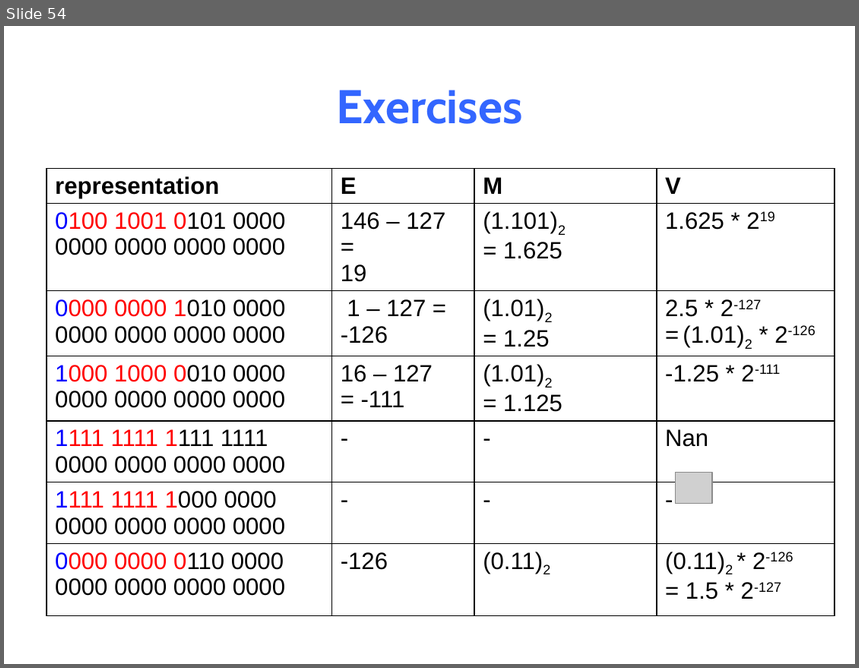
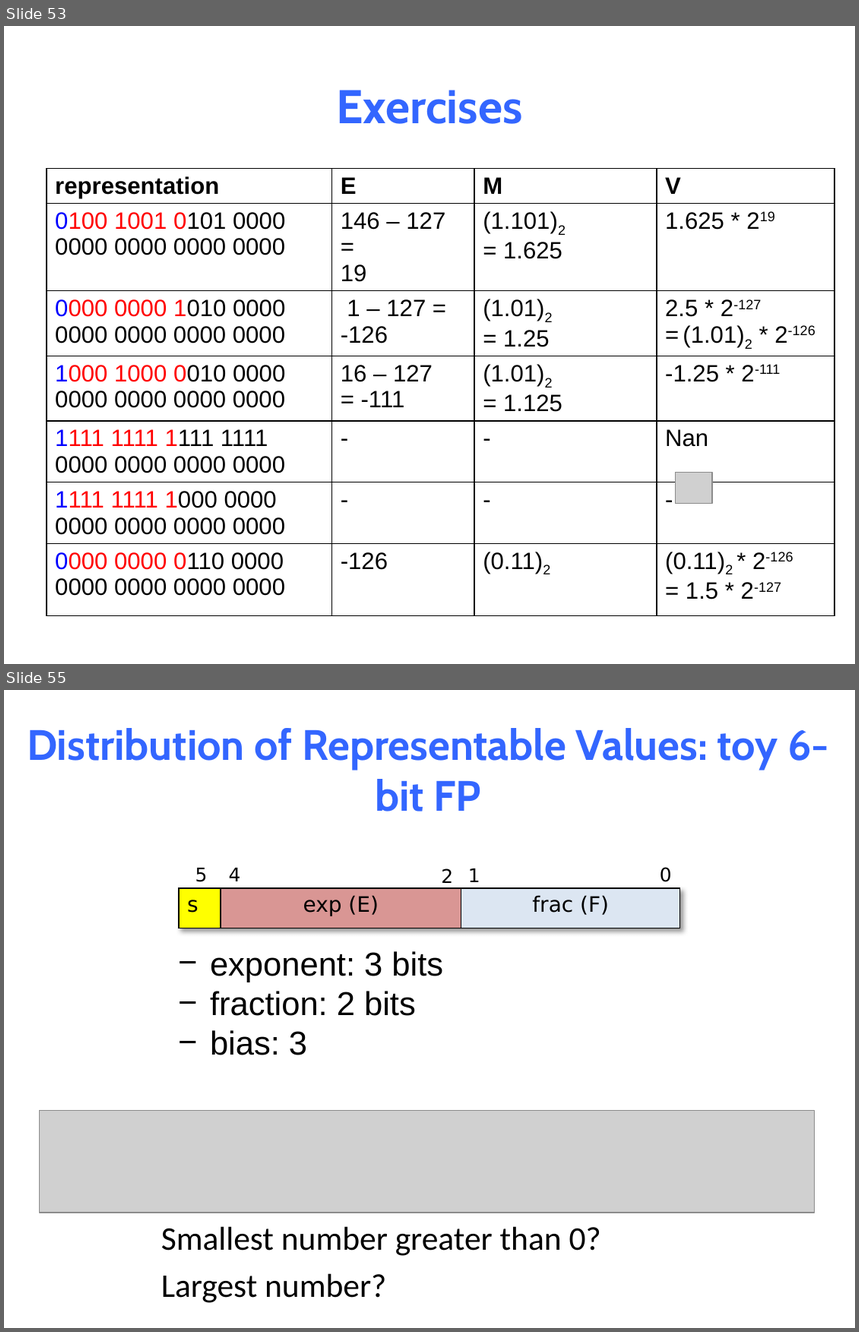
Before and after one commit to NYU-CSO/nyu-cso.github.io, a slide deck: notes/03-floats.pptx. Shown one above the other, each under a label of ours: slide 54 before the commit, slides 53 and 55 after it; the slides between them are not shown. The pictures are 859x668 and 859x1332 pixels, drawn with LibreOffice and Linux fonts; fonts in the diff are those of the drawing; grey boxes stand for pictures. Boxes give left, top, right and bottom in pixels: in the first picture for what was removed or moved away, otherwise in the second. Text is boxed around its words. In the diff, an @@ line names an element or a change of style, - is before the commit and + after.

```diff
--- a/notes/03-floats.pptx
+++ b/notes/03-floats.pptx
@@ slide 55 added at bbox=[4, 690, 855, 1328], background #FFFFFF @@
@@ title added at bbox=[27, 728, 829, 812], 36 pt, text #3366FF, bold @@
+Distribution of Representable Values: toy 6-bit FP
@@ text added at bbox=[196, 868, 208, 882], 16 pt, text #000000 @@
+5
@@ text added at bbox=[229, 868, 241, 882], 16 pt, text #000000 @@
+4
@@ text added at bbox=[441, 869, 453, 888], 16 pt, text #000000 @@
+2
@@ text added at bbox=[468, 869, 481, 882], 16 pt, text #000000 @@
+1
@@ text added at bbox=[660, 867, 672, 882], 16 pt, text #000000 @@
+0
@@ table added at bbox=[179, 888, 680, 929], 1 rows, 3 columns @@
+s | exp (E) | frac (F)
@@ text added at bbox=[210, 951, 443, 1056], 28 pt, text #000000 @@
+− exponent: 3 bits
+− fraction: 2 bits
+− bias: 3
@@ picture added at bbox=[40, 1110, 815, 1213] @@
@@ text added at bbox=[161, 1227, 601, 1256], 28 pt, text #000000 @@
+Smallest number greater than 0?
@@ text added at bbox=[161, 1274, 386, 1303], 28 pt, text #000000 @@
+Largest number?
@@ what was slide 54 is now slide 53 @@
```
Also in this commit, not shown: 3 slides changed, 11 other slides added, 19 slides removed, 1 other file.
